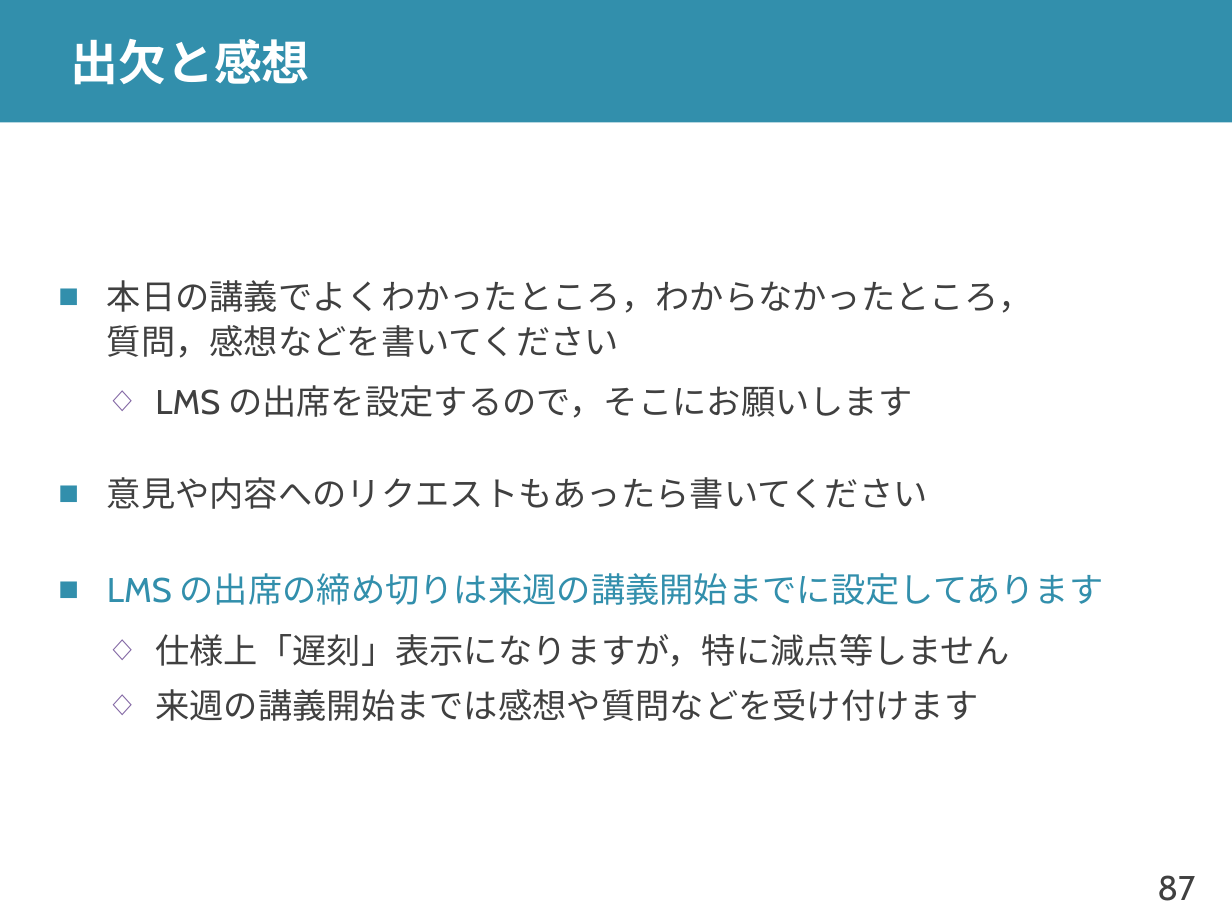
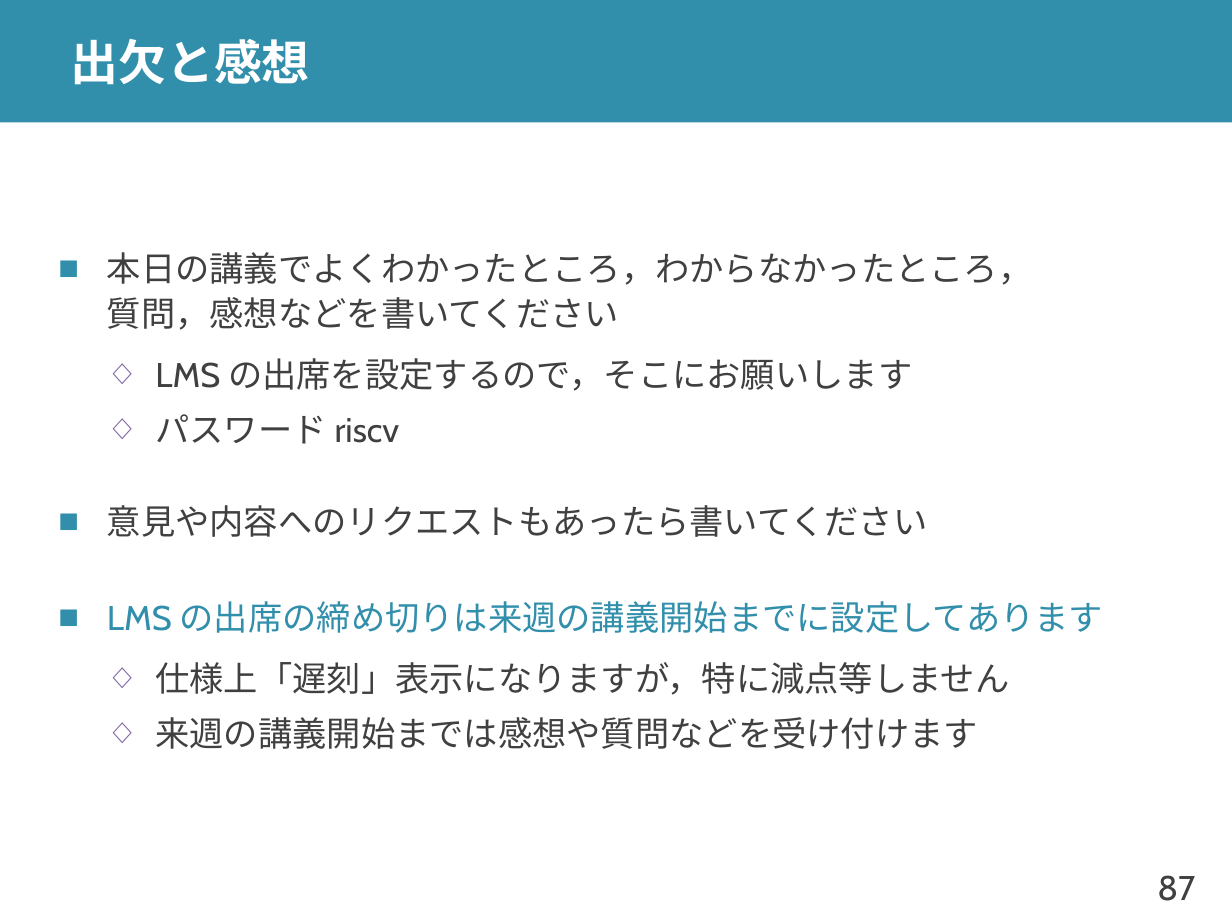
Before and after one commit to shioyadan/advanced-computer-organization, a slide deck: slide 87 of aco-shioya-01.pptx. Drawn at 1232x924 pixels with LibreOffice and Linux fonts; fonts in the diff are those of the drawing. Boxes give left, top, right and bottom in pixels: in the first picture for what was removed or moved away, otherwise in the second. Text is boxed around its words. In the diff, an @@ line names an element or a change of style, - is before the commit and + after.

```diff
--- a/aco-shioya-01.pptx
+++ b/aco-shioya-01.pptx
@@ text at bbox=[155, 414, 400, 444]: paragraph added @@
+  ◇ パスワード riscv
```
Also in this commit, not shown: 1 other file.
